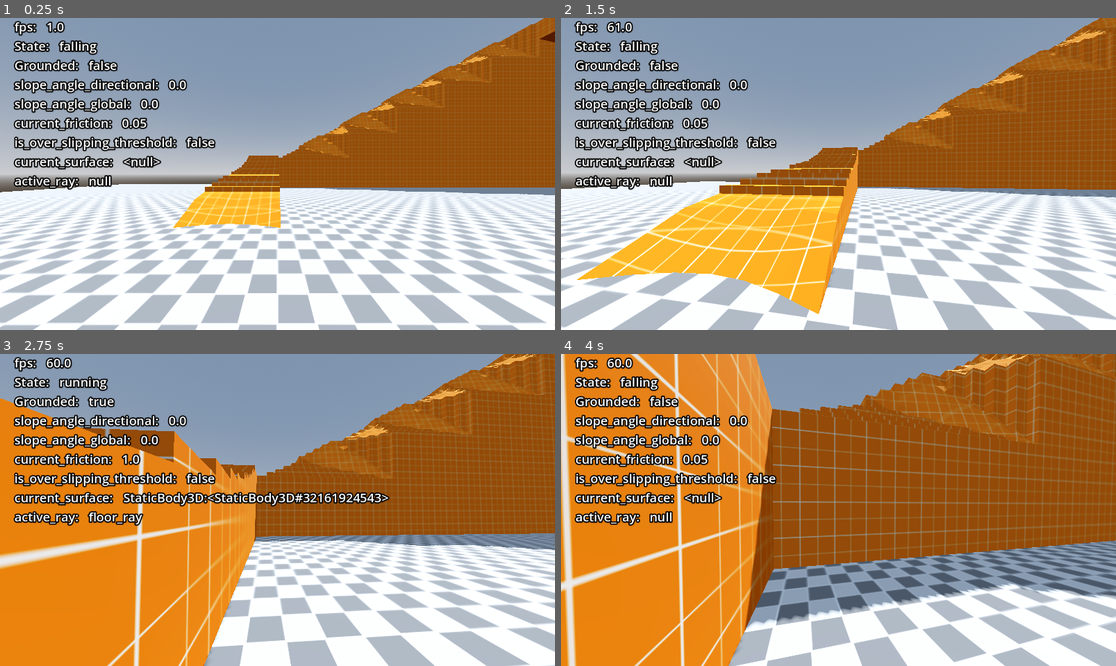
Above: before the commit, frames 1-4 (two rows, left to right).
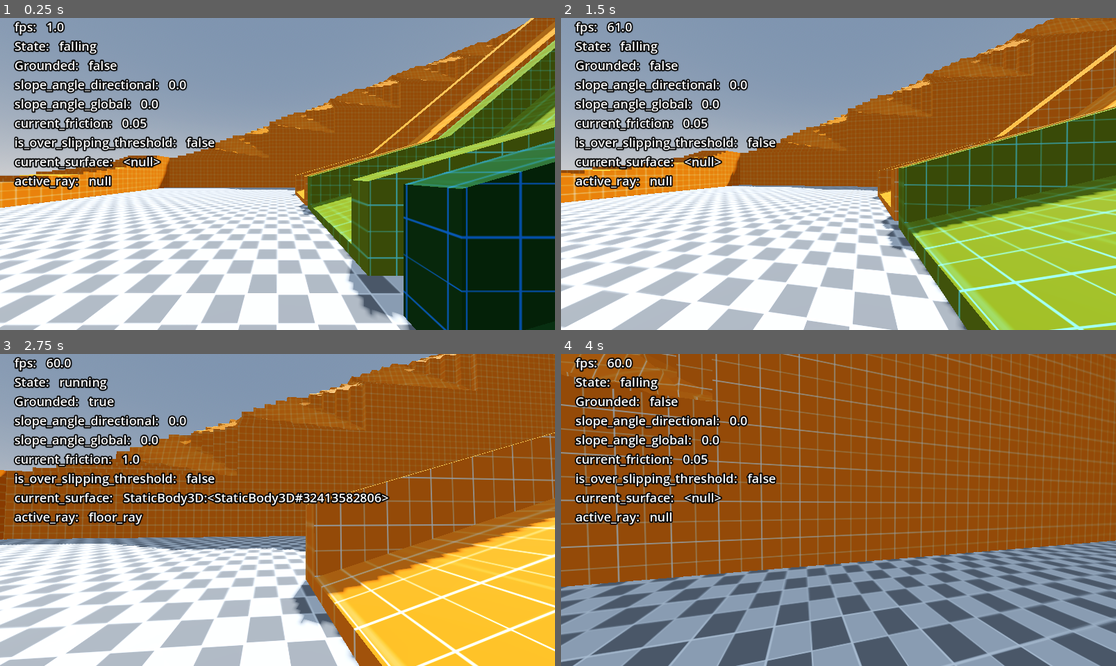
Above: after the commit, the same moments.

Repository: zoli1228/unnamed_godot_project_1
Game: Godot game, scene res://scenes/test_site2.tscn
Two runs of this game, one before a commit and one after it. Both use one fixed random seed, a clock stepped at 60 frames per second and the inputs below.
Inputs (mouse positions are in pixels of both pictures, inside the frame that each line leads up to):
- Up to frame 1 (0.25 s): no input
- Up to frame 2 (1.5 s): move the mouse to (866, 174) at 0.52 s; hold C (crouch) 0.53-1.28 s; hold W (move_forward) from 0.53 s (still down); tap Space (jump) at 0.77 s; move the mouse to (810, 174) at 1.27 s; tap C (crouch) at 1.35 s
- Up to frame 3 (2.75 s): keep holding W (move_forward); tap Space (jump) at 1.52 s; move the mouse to (288, 503) at 2.02 s; hold Shift (sprint) from 2.03 s (still down); tap C (crouch) at 2.3 s
- Up to frame 4 (4 s): keep holding W (move_forward); move the mouse to (832, 516) at 2.77 s; release Shift (sprint) at 2.78 s; tap C (crouch) at 2.85 s; tap Space (jump) at 3.02, 3.77 s; move the mouse to (877, 513) at 3.52 s; hold C (crouch) from 3.53 s (still down)

The runs differ from the first frame. In frame 1, 38% of the frame differs, in the area x 0-100%, y 0-100%; in frame 2, 45%; in frame 3, 57%; in frame 4, 52%.

Commit message:
Final touches before sharing

Diff:
--- a/scenes/player_controller.gd
+++ b/scenes/player_controller.gd
@@ -153,7 +153,6 @@
 
 func delayed_update():
 	handle_debug_hud()
-	print(crouch_deepness)
 
 func handle_debug_hud():
 	debug_box.get_child(0).text = "fps:   %s" % Engine.get_frames_per_second()
--- a/scenes/test_site_2.tscn
+++ b/scenes/test_site_2.tscn
@@ -1,15 +1,19 @@
-[gd_scene load_steps=9 format=3 uid="uid://s6ww4bswcmop"]
+[gd_scene load_steps=13 format=3 uid="uid://s6ww4bswcmop"]
 
 [ext_resource type="PackedScene" uid="uid://dvaow7k72cron" path="res://models/test_site2.glb" id="1_j6ih6"]
 [ext_resource type="Material" uid="uid://b8kacb4du3kre" path="res://materials/dev_gray_mat.tres" id="2_1nvrl"]
 [ext_resource type="Material" uid="uid://bergri1ojjf2x" path="res://materials/dev_orange_mat.tres" id="3_0dvah"]
+[ext_resource type="Texture2D" uid="uid://v48ry4283thv" path="res://textures/dev/dev_tile_orange.png" id="4_1nvrl"]
 
 [sub_resource type="GDScript" id="GDScript_j6ih6"]
 script/source = "extends MeshInstance3D
+@onready var rotator_001: MeshInstance3D = $\"../rotator_001\"
+@onready var round_stairs: MeshInstance3D = $\"../round_stairs\"
 
 func _physics_process(delta: float) -> void:
 	rotation.z -= delta * 0.2
-	rotation_degrees.x += sin(Time.get_ticks_msec() / 1000.0) * delta
+	rotator_001.rotation.z += delta * 0.3
+	round_stairs.rotation.y += delta * 0.1
 "
 
 [sub_resource type="BoxMesh" id="BoxMesh_j6ih6"]
@@ -25,6 +29,22 @@
 
 [sub_resource type="ConvexPolygonShape3D" id="ConvexPolygonShape3D_1nvrl"]
 points = PackedVector3Array(-0.000586987, -1.485, -3, -0.294244, -1.485, -2.9859, -0.000586987, 1.485, -3, 0.293657, -1 …(3304 unchanged characters)…
+
+[sub_resource type="StandardMaterial3D" id="StandardMaterial3D_0dvah"]
+albedo_color = Color(0.431373, 1, 1, 1)
+albedo_texture = ExtResource("4_1nvrl")
+uv1_triplanar = true
+
+[sub_resource type="StandardMaterial3D" id="StandardMaterial3D_dcrof"]
+albedo_color = Color(0.0392157, 0.529412, 1, 1)
+albedo_texture = ExtResource("4_1nvrl")
+uv1_triplanar = true
+
+[sub_resource type="StandardMaterial3D" id="StandardMaterial3D_a4ncl"]
+albedo_color = Color(0, 0.105882, 1, 1)
+albedo_texture = ExtResource("4_1nvrl")
+metallic = 1.0
+uv1_triplanar = true
 
 [node name="test_site2" instance=ExtResource("1_j6ih6")]
 
@@ -70,3 +90,32 @@
 
 [node name="CollisionShape3D" type="CollisionShape3D" parent="base" index="1"]
 shape = SubResource("ConvexPolygonShape3D_1nvrl")
+
+[node name="friction_slope-1" parent="." index="8"]
+surface_material_override/0 = ExtResource("3_0dvah")
+
+[node name="StaticBody3D" parent="friction_slope-1" index="0"]
+metadata/friction = 1.0
+
+[node name="friction_slope-2" parent="." index="9"]
+surface_material_override/0 = SubResource("StandardMaterial3D_0dvah")
+
+[node name="StaticBody3D" parent="friction_slope-2" index="0"]
+metadata/friction = 0.6
+
+[node name="friction_slope-3" parent="." index="10"]
+surface_material_override/0 = SubResource("StandardMaterial3D_dcrof")
+metadata/friction = 0.2
+
+[node name="StaticBody3D" parent="friction_slope-3" index="0"]
+metadata/friction = 0.4
+
+[node name="friction_slope-4" parent="." index="11"]
+surface_material_override/0 = SubResource("StandardMaterial3D_a4ncl")
+metadata/friction = 0.05
+
+[node name="StaticBody3D" parent="friction_slope-4" index="0"]
+metadata/friction = 0.1
+
+[node name="rotator_001" parent="." index="12"]
+surface_material_override/0 = ExtResource("3_0dvah")
Binary file changed: models/test_site2.glb
